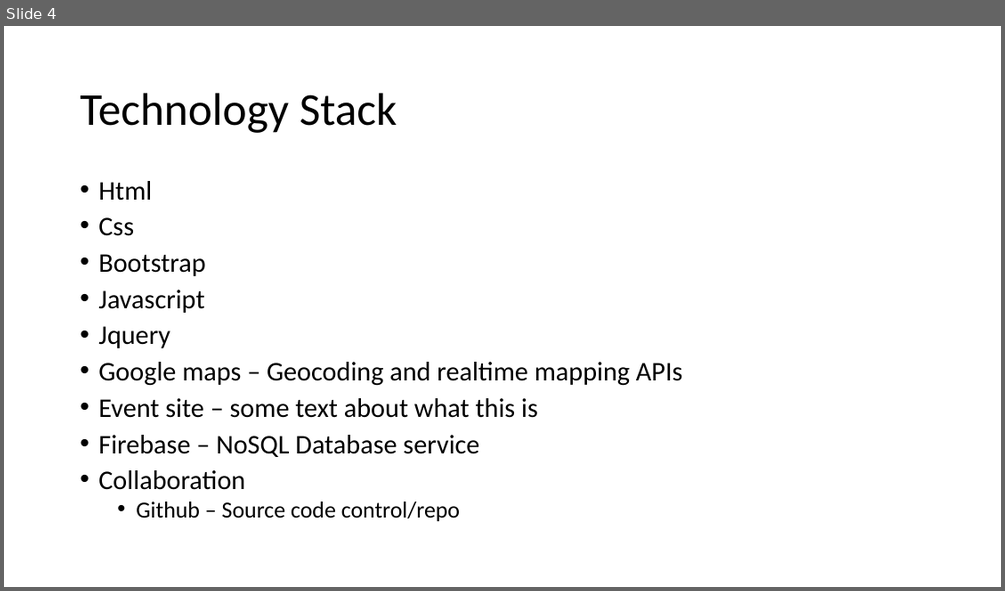
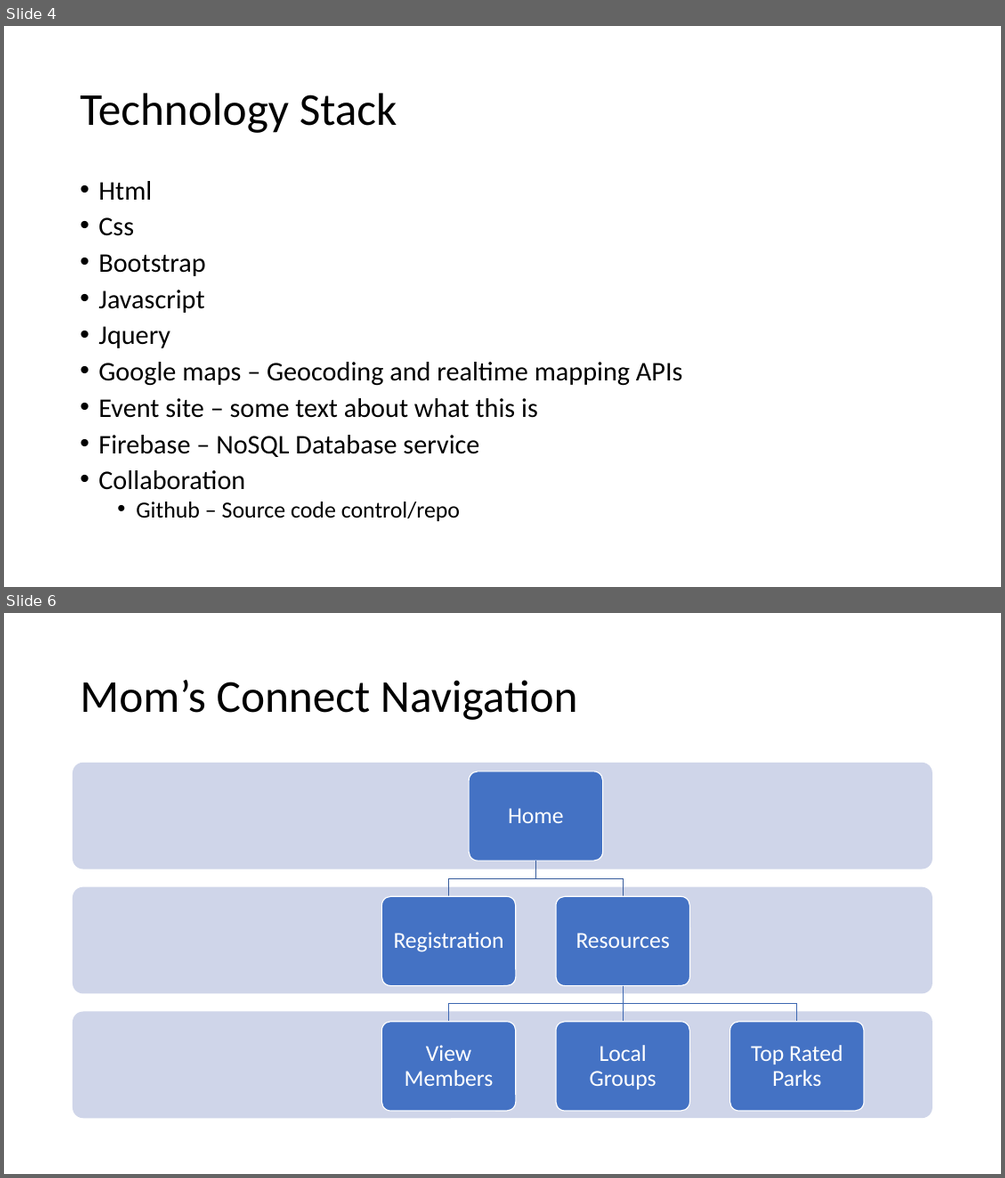
Before and after one commit to DukeDog37/MomsConnectPrj1, a slide deck: Presentation1.pptx. Shown one above the other, each under a label of ours: slide 4 before the commit, slides 4 and 6 after it; the slides between them are not shown. The pictures are 1005x591 and 1005x1178 pixels, drawn with LibreOffice and Linux fonts; fonts in the diff are those of the drawing. Boxes give left, top, right and bottom in pixels: in the first picture for what was removed or moved away, otherwise in the second. Text is boxed around its words. In the diff, an @@ line names an element or a change of style, - is before the commit and + after.

```diff
--- a/Presentation1.pptx
+++ b/Presentation1.pptx
@@ slide 6 added at bbox=[4, 613, 1001, 1174], background #FFFFFF @@
@@ title added at bbox=[80, 680, 578, 720], 44 pt, text #000000 @@
+Mom’s Connect Navigation
@@ group added at bbox=[73, 763, 933, 1119]: 9 rounded rectangles, 6 texts, 5 freeform shapes @@
+Home
+Registration
+Resources
+View Members
+Local Groups
+Top Rated Parks
```
Also in this commit, not shown: 1 slide changed, 1 slide removed, 9 other files.
